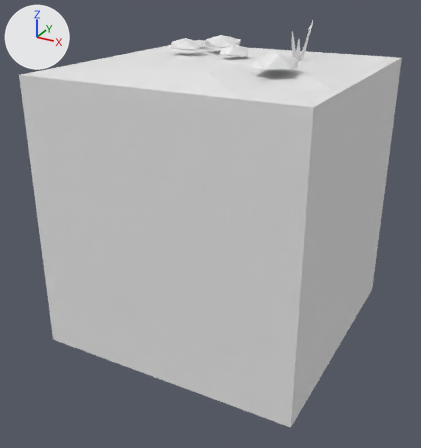
What one commit did to the FBX model Assets/Tiles/Blend/Blend Dark Snow 4.fbx.
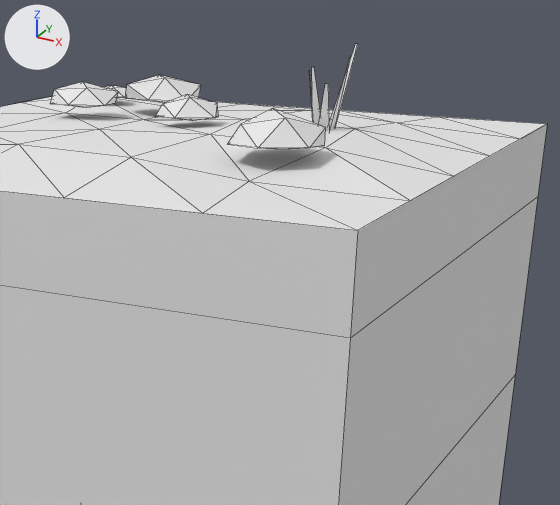
Old and new are each drawn whole from a 50 mm camera at (1.95, -3.78, 1.69) aimed at (-0.04, -0.17, -0.12) and again close up on the part from 35% to 97% of the width and 0% to 53% of the height. Lighting does not change. The marker at upper left points along +X, +Y and +Z. The last two pictures show the newer version. The close-ups show mesh edges as thin lines. Where no turn or scale is listed for an object, it has been applied to the vertices. Vertices at exactly the same position are counted once.

The first close-up shows 'Blend Dark Snow 4'.
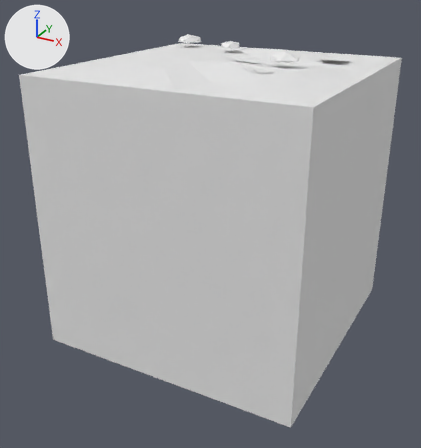
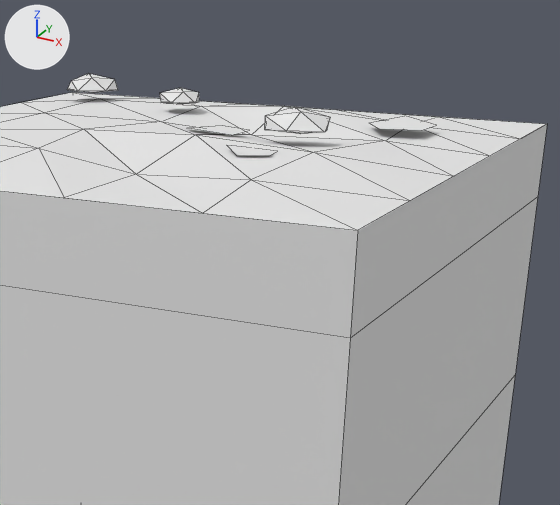
Boxes (x1, y1, x2, y2) around the edits, measured in the close-ups (560 x 505 px):
'Blend Dark Snow 4', reshaped
    before: (0, 44, 547, 505)
    after: (0, 74, 547, 505)
part 1 of me_blend_dark_snow_4, deleted
    before: (50, 67, 329, 150)
part 2 of me_blend_dark_snow_4, reshaped
    before: (0, 44, 520, 230)
    after: (0, 74, 520, 230)

The change, as a diff of the scene's bpy script:
```diff
--- a/Assets/Tiles/Blend/Blend Dark Snow 4.fbx.py
+++ b/Assets/Tiles/Blend/Blend Dark Snow 4.fbx.py
@@ me_blend_dark_snow_4 @@
 # used by ob_blend_dark_snow_4; location = (0.0, 0.0, 0.0)
-me_blend_dark_snow_4.from_pydata(...)  # 128 vertices, 168 faces; spans x -1.0..1.0, y -1.0..1.0, z -1.0..1.35
+me_blend_dark_snow_4.from_pydata(...)  # 99 vertices, 126 faces; spans x -1.0..1.0, y -1.0..1.0, z -1.0..1.18
+# me_blend_dark_snow_4 part 1: 7 loose pieces with 60 vertices, spanning x -0.58..0.66, y -0.54..0.54, z 1.09..1.28, are deleted
+# me_blend_dark_snow_4 part 2
+# 8 vertices are removed from x -0.36..0.52, y 0.18..0.51, z 1.09..1.35
+# 18 faces are deleted
+# 28 vertices move from x -0.65..0.63, y -0.64..0.6, z 1.06..1.35 to x -0.65..0.65, y -0.64..0.63, z 1.05..1.16
+# 39 vertices are added at x -0.76..0.75, y -0.42..0.66, z 1.09..1.18
+# 59 new faces join them
 me_blend_dark_snow_4.materials.append(mat_tileworld_tiles)
```
